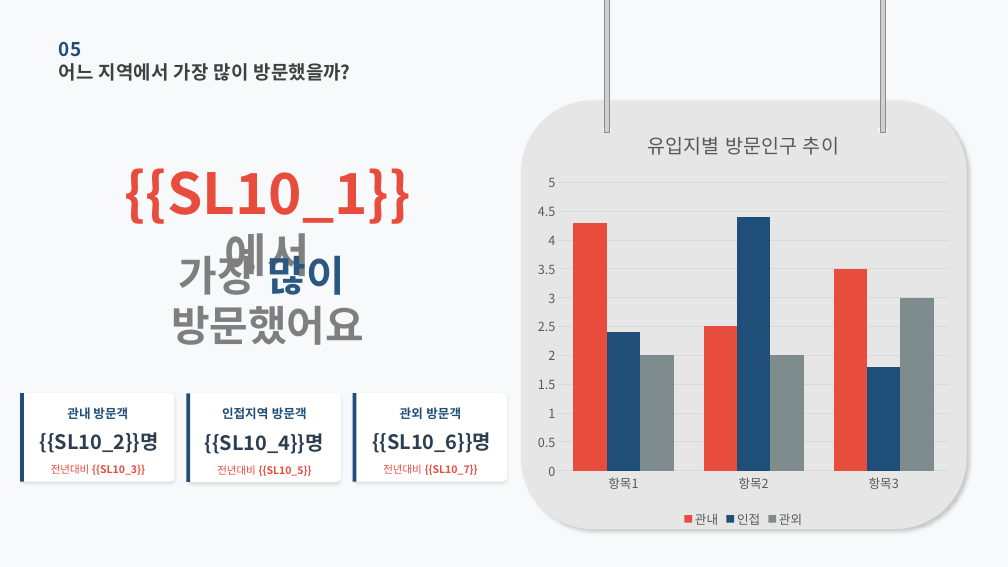
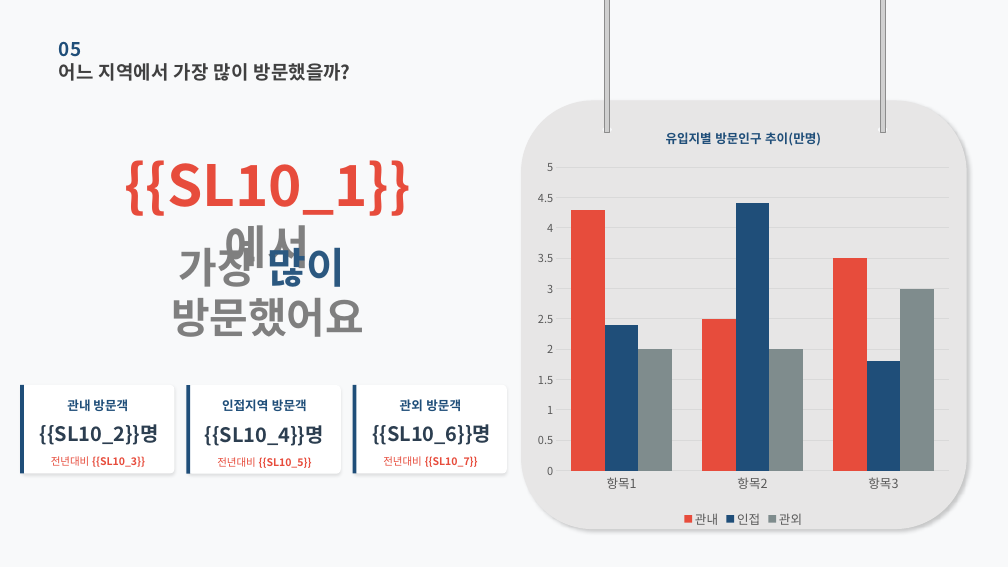
Before and after one commit to roddms/auto-report, a slide deck: slide 10 of template/master_pretendard.pptx. Drawn at 1008x567 pixels with LibreOffice and Linux fonts; fonts in the diff are those of the drawing; grey boxes stand for pictures. Boxes give left, top, right and bottom in pixels: in the first picture for what was removed or moved away, otherwise in the second. Text is boxed around its words. In the diff, an @@ line names an element or a change of style, - is before the commit and + after.

```diff
--- a/template/master_pretendard.pptx
+++ b/template/master_pretendard.pptx
@@ column chart at [529,112,957,532] @@
@@ title "유입지별 방문인구 추이 " to "유입지별 방문인구 추이(만명) " @@
@@ value axis changed @@
@@ 1 text, 1 rounded rectangle, 1 rectangle: place and size @@
-1 text, 1 rounded rectangle, 1 rectangle at [187,393,341,482]
+1 text, 1 rounded rectangle, 1 rectangle at [187,386,341,474]
@@ 10 texts, 2 rounded rectangles, 2 rectangles: place and size @@
-10 texts, 2 rounded rectangles, 2 rectangles at [20,168,507,482]
+10 texts, 2 rounded rectangles, 2 rectangles at [20,160,507,473]
```
Also in this commit, not shown: 23 other slides changed, 25 other files.
